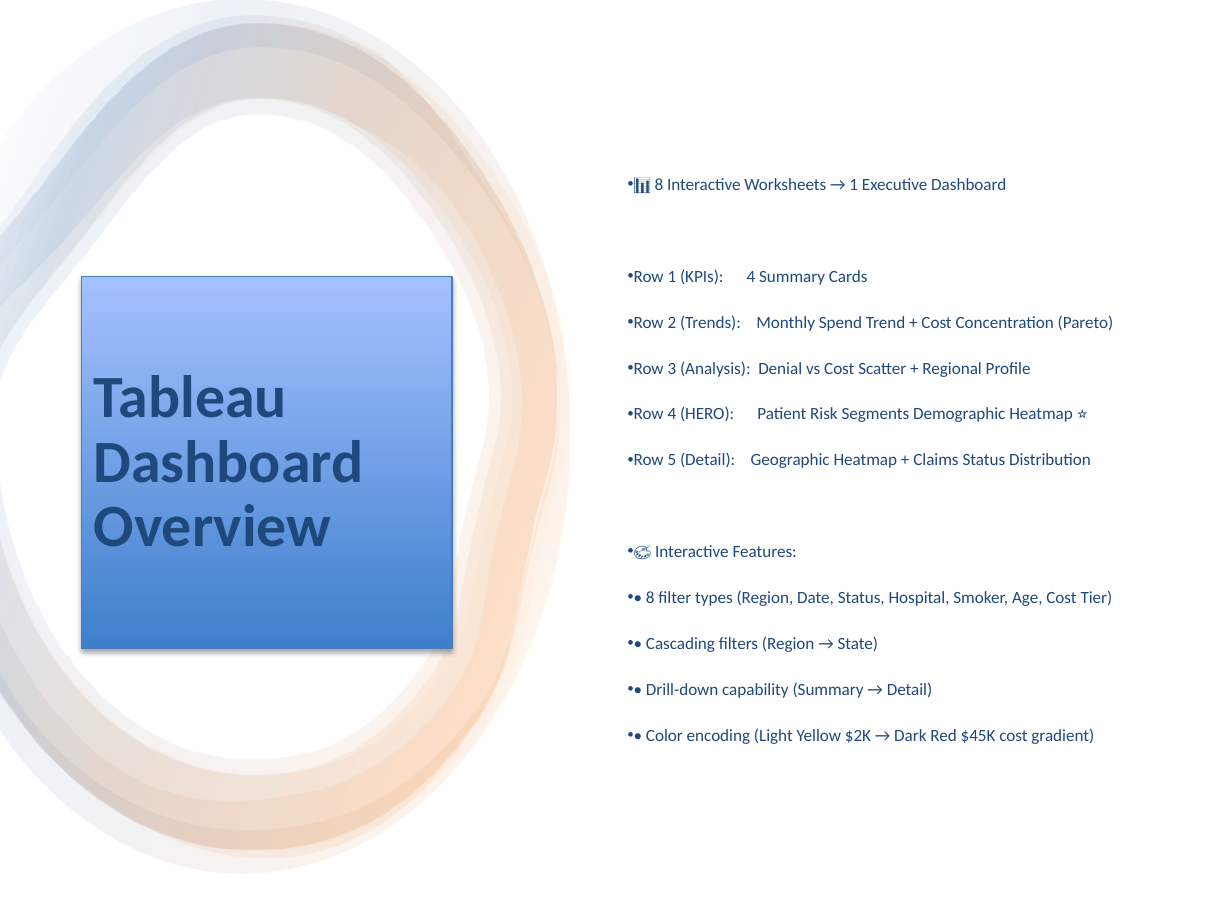
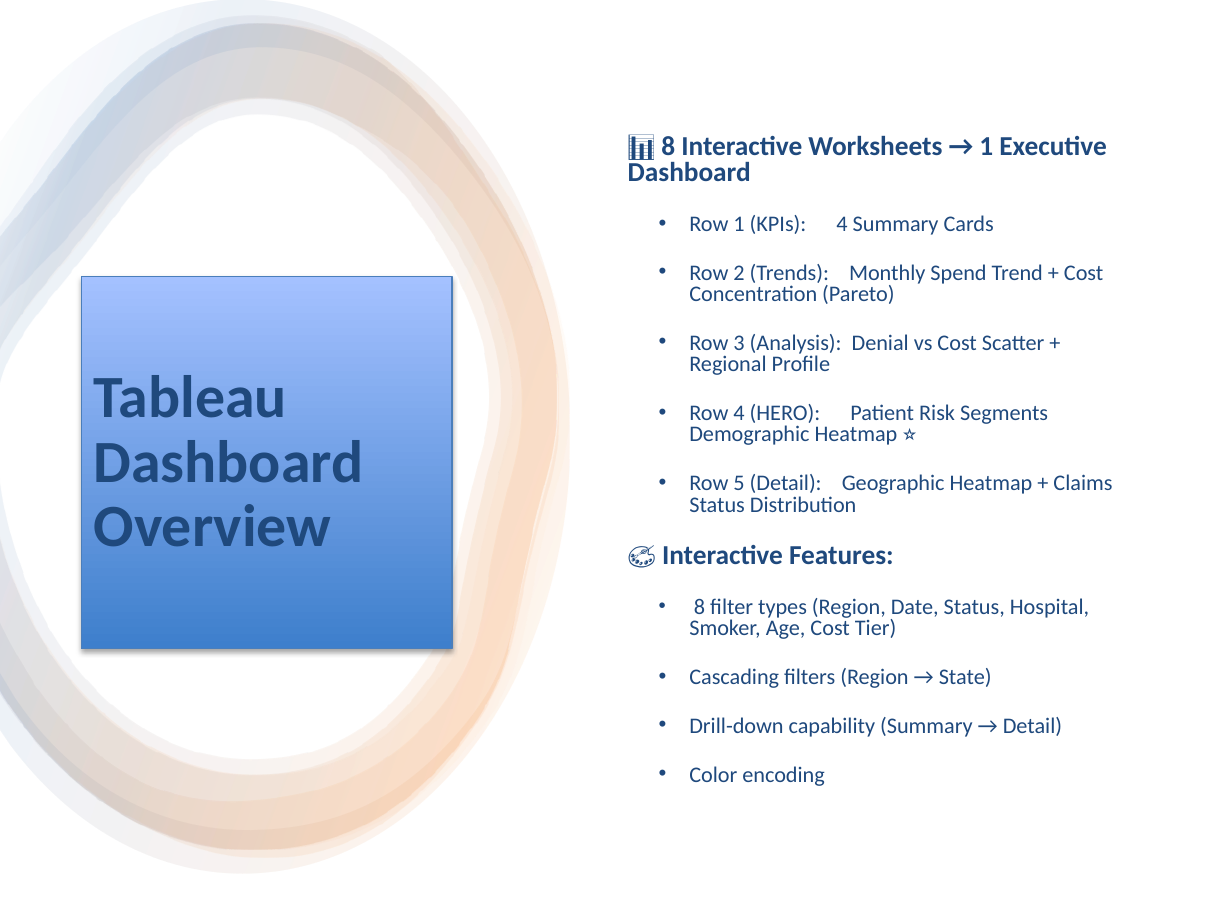
Before and after one commit to chandanaks2010-dev/Healthcare-Insurance-Claim-Analysis-And-Denial-Patterns-Dashboard, a slide deck: slide 5 of report/Healthcare_Insurance_Dashboard_Presentation.pptx. Drawn at 1232x924 pixels with LibreOffice and Linux fonts; fonts in the diff are those of the drawing. Boxes give left, top, right and bottom in pixels: in the first picture for what was removed or moved away, otherwise in the second. Text is boxed around its words. In the diff, an @@ line names an element or a change of style, - is before the commit and + after.

```diff
--- a/report/Healthcare_Insurance_Dashboard_Presentation.pptx
+++ b/report/Healthcare_Insurance_Dashboard_Presentation.pptx
@@ text at [628,135,1112,565]: size 10 to 16 pt, bold on in "📊 8 Interactive Worksheets → 1 Executive ...", "🎨 Interactive Features:"; size 10 to 13 pt in "Row 1 (KPIs): 4 Summary Cards", "Row 2 (Trends): Monthly Spend Trend + ...", "Row 3 (Analysis): Denial vs Cost Scatter ...", "Row 4 (HERO): Patient Risk Segments Demographic ..." and 1 more places; bullet • to none; line spacing 0.9 to 0.8; list level 1 to 2 in "Row 1 (KPIs): 4 Summary ..."; list level 1 to 2 in "Row 2 (Trends): Monthly Spend ..."; list level 1 to 2 in "Row 3 (Analysis): Denial vs ..."; list level 1 to 2 in "Row 4 (HERO): Patient Risk ..."; list level 1 to 2 in "Row 5 (Detail): Geographic Heatmap ..." @@
@@ text at [689,598,1089,786]: text changed; size 10 to 13 pt @@
-• • 8 filter types (Region, Date, Status, Hospital, Smoker, Age, Cost Tier)
-• • Cascading filters (Region → State)
-• • Drill-down capability (Summary → Detail)
-• • Color encoding (Light Yellow $2K → Dark Red $45K cost gradient)
+  • 8 filter types (Region, Date, Status, Hospital, Smoker, Age, Cost Tier)
+  • Cascading filters (Region → State)
+  • Drill-down capability (Summary → Detail)
+  • Color encoding
```
Also in this commit, not shown: 6 other slides changed, 1 slide added.
